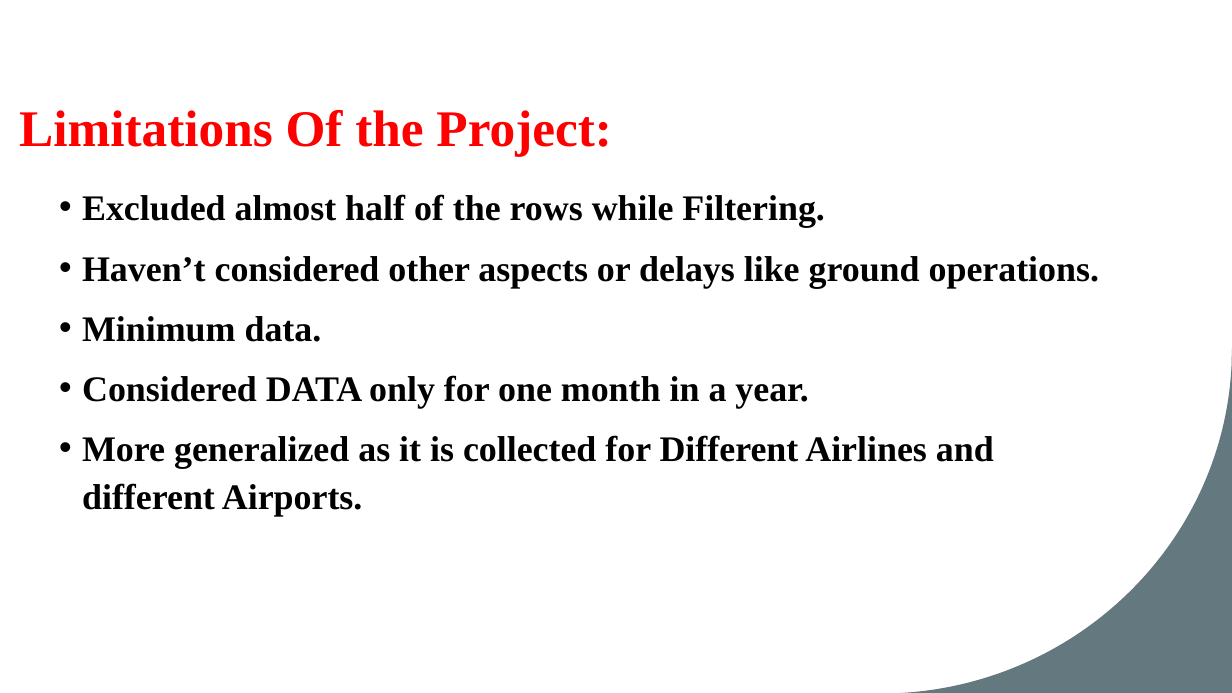
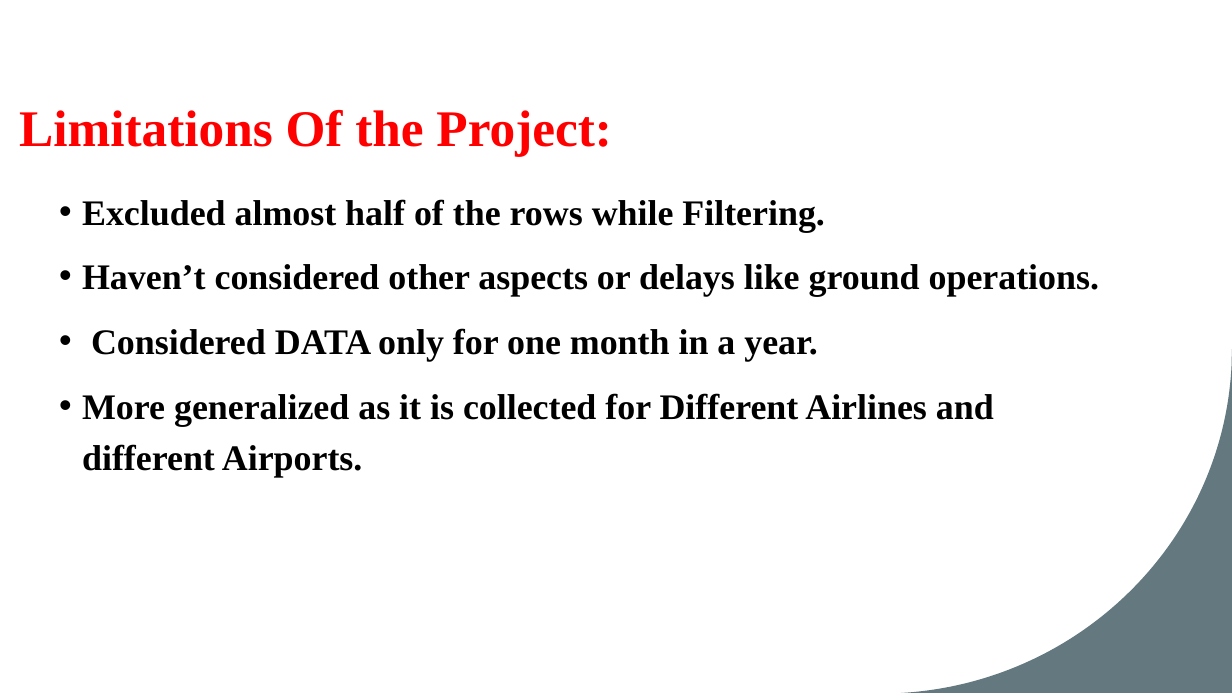
Before and after one commit to vinay-polanki/ATC_R_Project, a slide deck: slide 7 of Atc & Visualisation.pptx. Drawn at 1232x693 pixels with LibreOffice and Linux fonts; fonts in the diff are those of the drawing. Boxes give left, top, right and bottom in pixels: in the first picture for what was removed or moved away, otherwise in the second. Text is boxed around its words. In the diff, an @@ line names an element or a change of style, - is before the commit and + after.

```diff
--- a/Atc & Visualisation.pptx
+++ b/Atc & Visualisation.pptx
@@ text "Excluded almost half of the ..." at [82,199,1099,478]: line spacing 1.1 to 1.2 @@
@@ text at [82,316,322,342]: paragraph removed @@
-• Minimum data.
```
Also in this commit, not shown: 5 other slides changed, 2 slides added.
